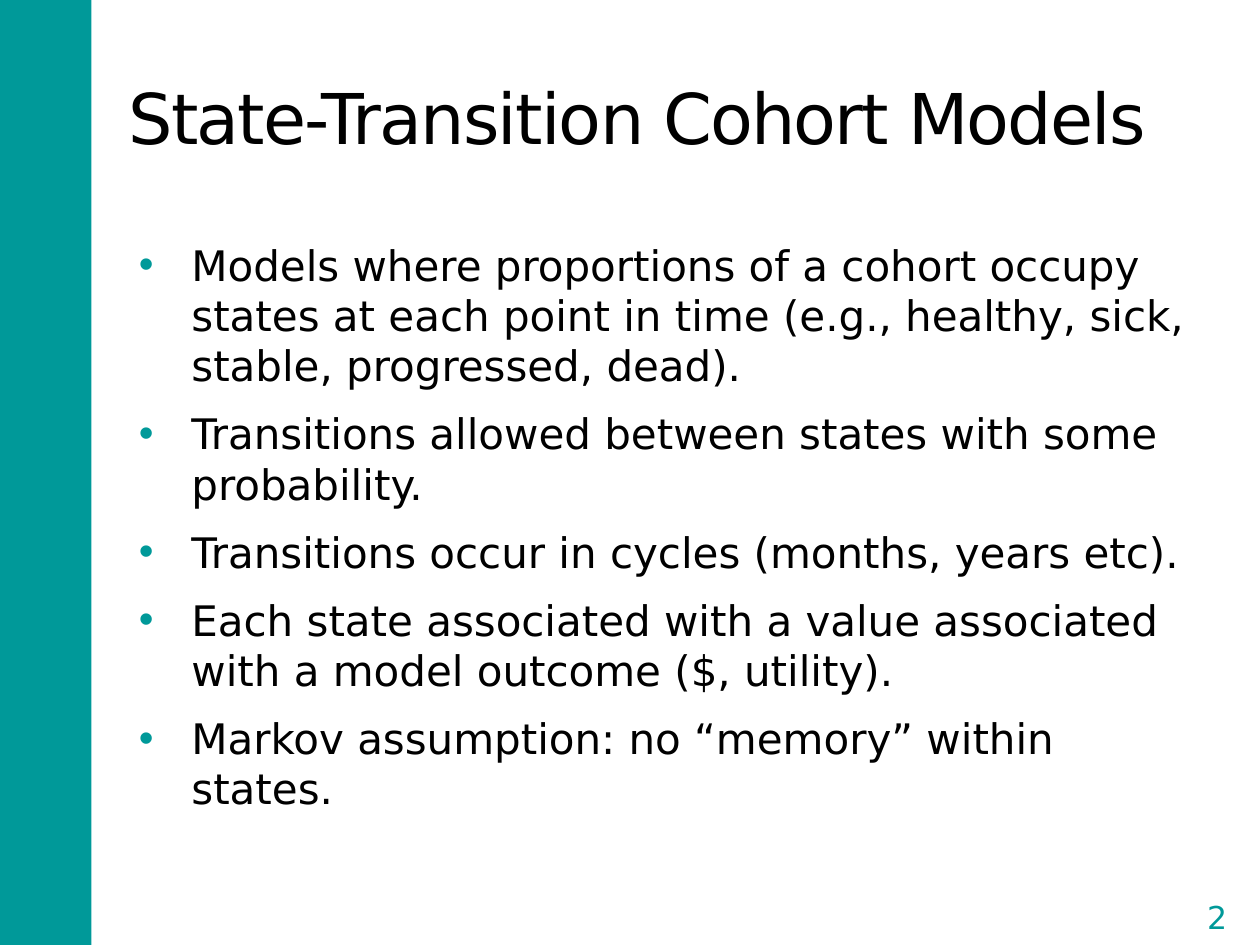
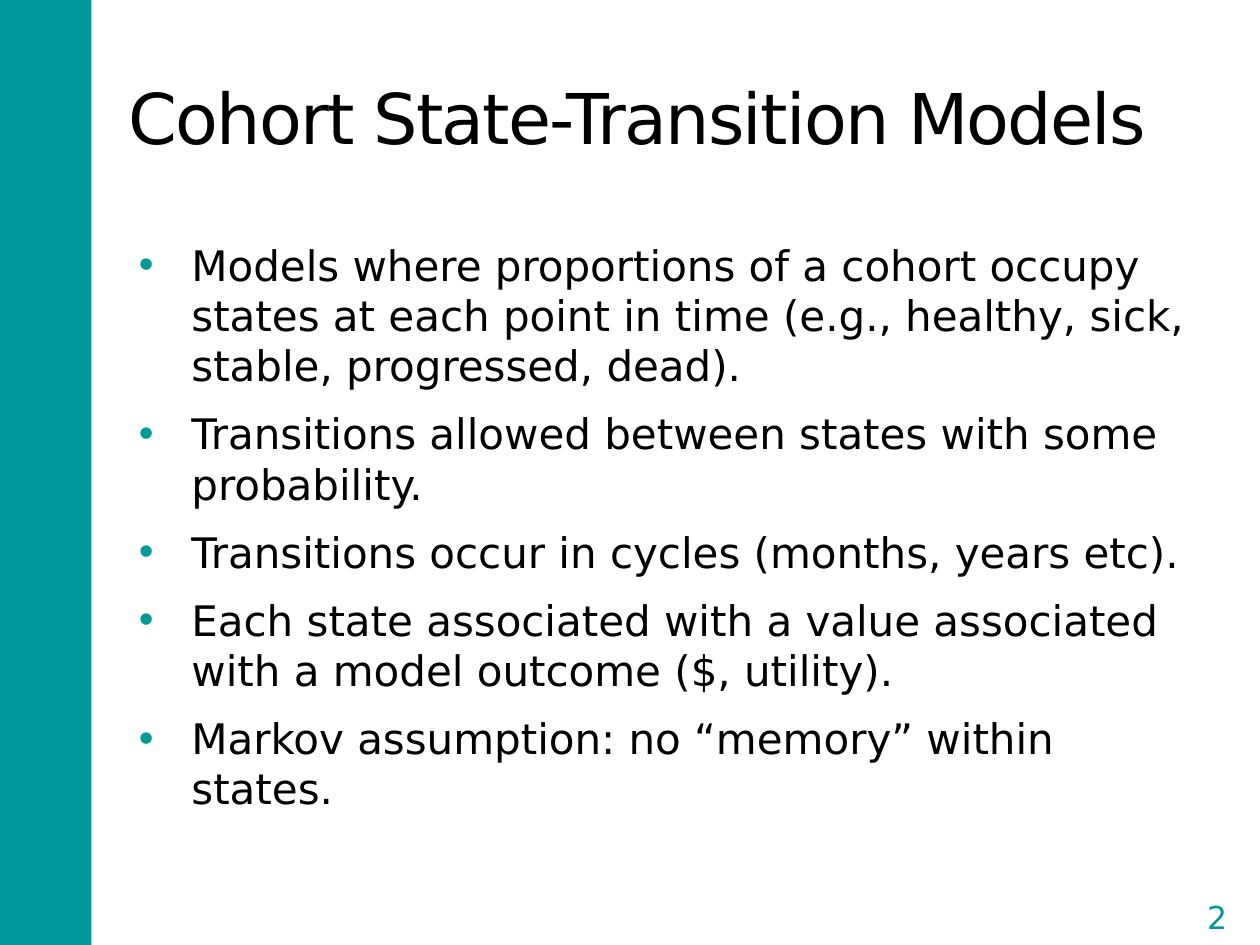
Before and after one commit to DARTH-git/Course-Modularization, a slide deck: slide 2 of Markov models/Slides/MarkovModelSlides.pptx. Drawn at 1260x945 pixels with LibreOffice and Linux fonts; fonts in the diff are those of the drawing. Boxes give left, top, right and bottom in pixels: in the first picture for what was removed or moved away, otherwise in the second. Text is boxed around its words. In the diff, an @@ line names an element or a change of style, - is before the commit and + after.

```diff
--- a/Markov models/Slides/MarkovModelSlides.pptx
+++ b/Markov models/Slides/MarkovModelSlides.pptx
@@ title at bbox=[128, 90, 1146, 145]: text changed @@
-State-Transition Cohort Models
+Cohort State-Transition Models
```
Also in this commit, not shown: 6 other slides changed, 1 slide added, 23 other files.
